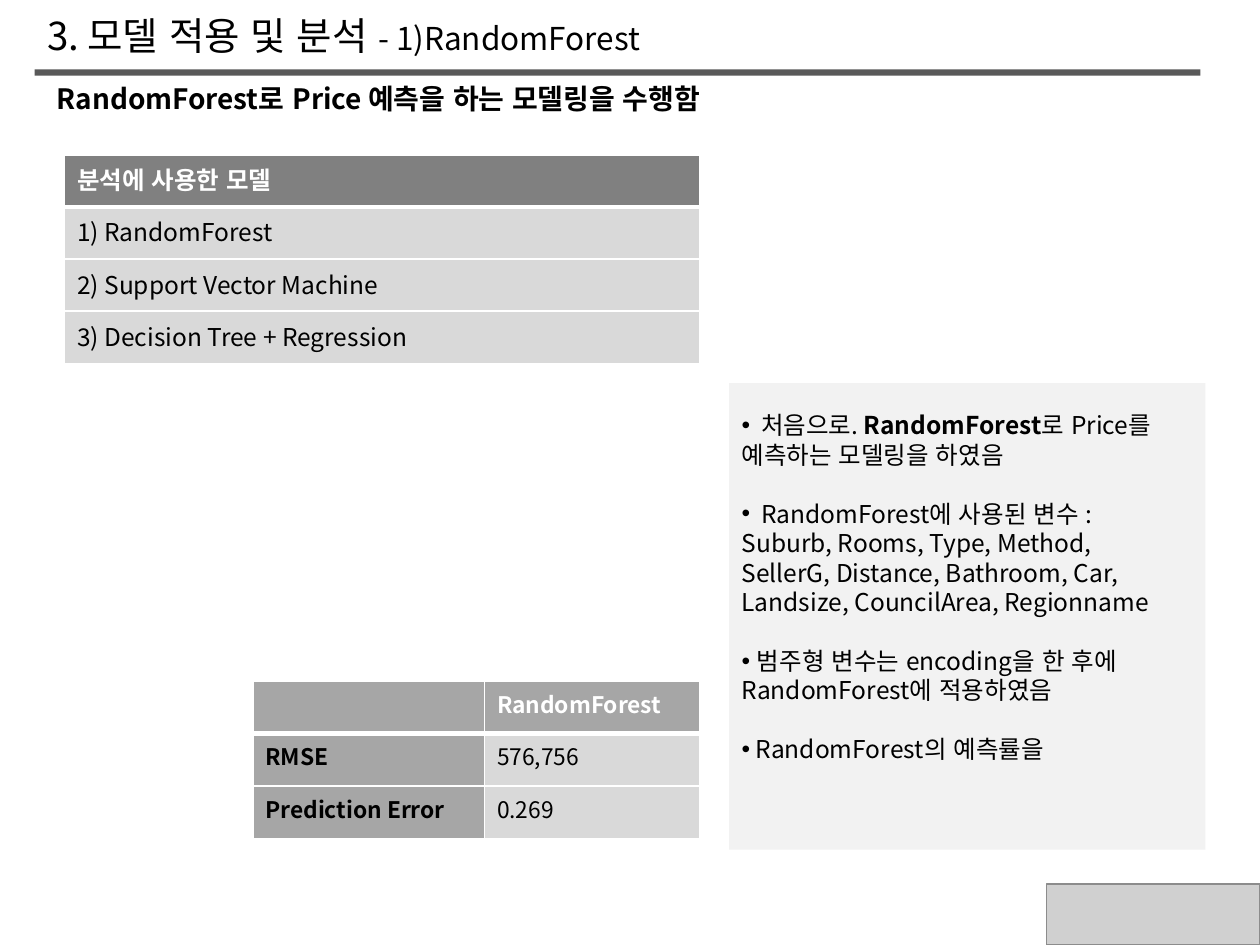
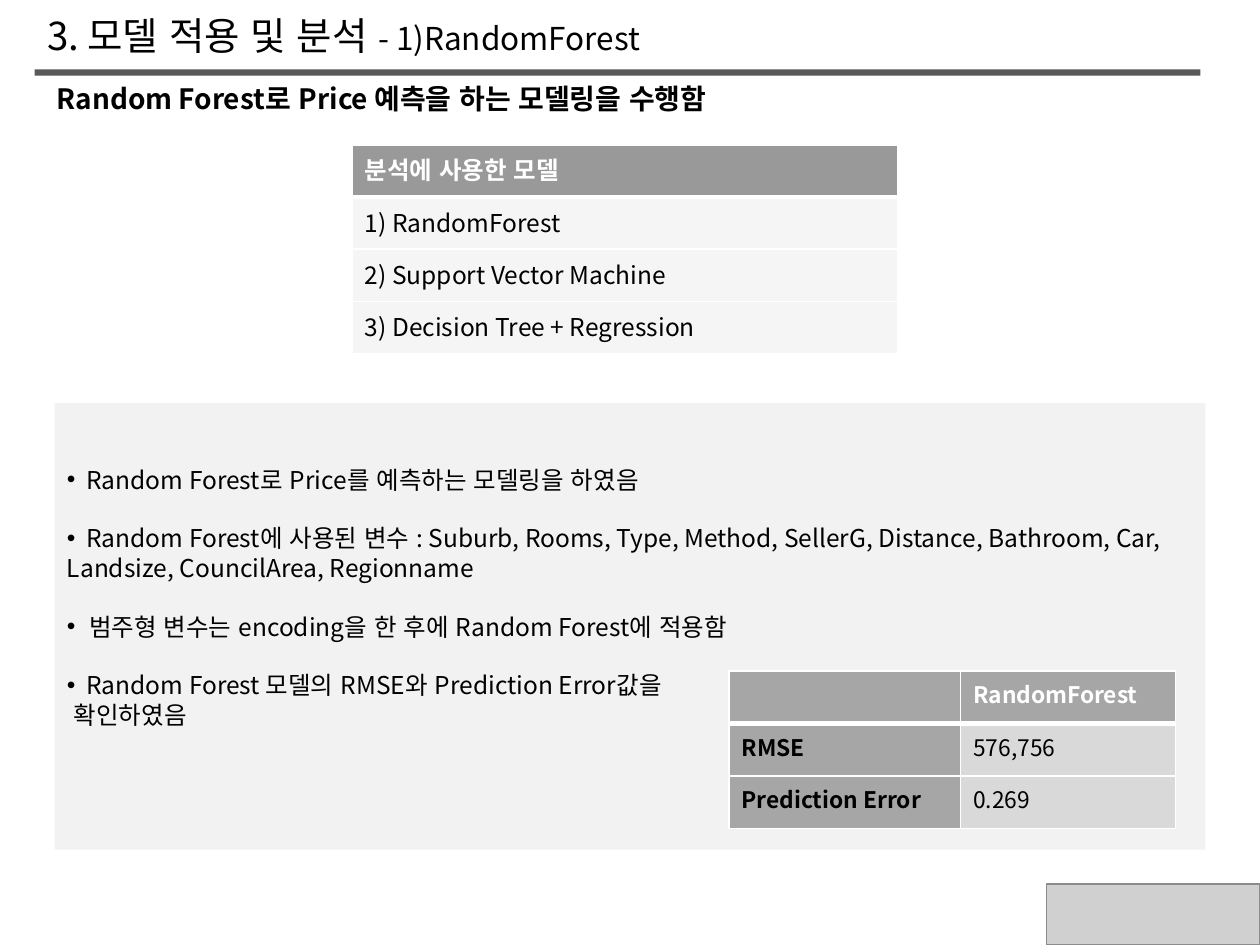
Before and after one commit to SongHaKyu/SongHakyu, a slide deck: slide 5 of Project.pptx. Drawn at 1260x945 pixels with LibreOffice and Linux fonts; fonts in the diff are those of the drawing; grey boxes stand for pictures. Boxes give left, top, right and bottom in pixels: in the first picture for what was removed or moved away, otherwise in the second. Text is boxed around its words. In the diff, an @@ line names an element or a change of style, - is before the commit and + after.

```diff
--- a/Project.pptx
+++ b/Project.pptx
@@ text at (x1=57, y1=85, x2=706, y2=112): spaces changed @@
-RandomForest로 Price 예측을 하는 모델링을 수행함
+Random Forest로 Price 예측을 하는 모델링을 수행함
@@ table at (x1=353, y1=145, x2=898, y2=353) @@
@@ fill #808080 to #808080 at 80% opacity in row 1, column 1 @@
@@ fill #D9D9D9 to #F2F2F2 at 72% opacity in 3 cells @@
@@ table resized from (x1=64, y1=155, x2=699, y2=363) to (x1=353, y1=145, x2=898, y2=353) @@
@@ rectangle "Random Forest로 Price를 예측하는 모델링을 ..." resized from (x1=730, y1=383, x2=1206, y2=849) to (x1=54, y1=403, x2=1205, y2=849) @@
@@ text in rectangle at (x1=67, y1=468, x2=1160, y2=726): text changed @@
-• 처음으로. RandomForest로 Price를 예측하는 모델링을 하였음
-• RandomForest에 사용된 변수 :
-Suburb, Rooms, Type, Method, SellerG, Distance, Bathroom, Car, Landsize, CouncilArea, Regionname
-• 범주형 변수는 encoding을 한 후에 RandomForest에 적용하였음
-• RandomForest의 예측률을
+• Random Forest로 Price를 예측하는 모델링을 하였음
+• Random Forest에 사용된 변수 : Suburb, Rooms, Type, Method, SellerG, Distance, Bathroom, Car, Landsize, CouncilArea, Regionname
+• 범주형 변수는 encoding을 한 후에 Random Forest에 적용함
+• Random Forest 모델의 RMSE와 Prediction Error값을
+확인하였음
@@ table moved from (x1=253, y1=680, x2=701, y2=838) to (x1=730, y1=670, x2=1177, y2=828) @@
```
Also in this commit, not shown: 8 other slides changed, 1 other file.
